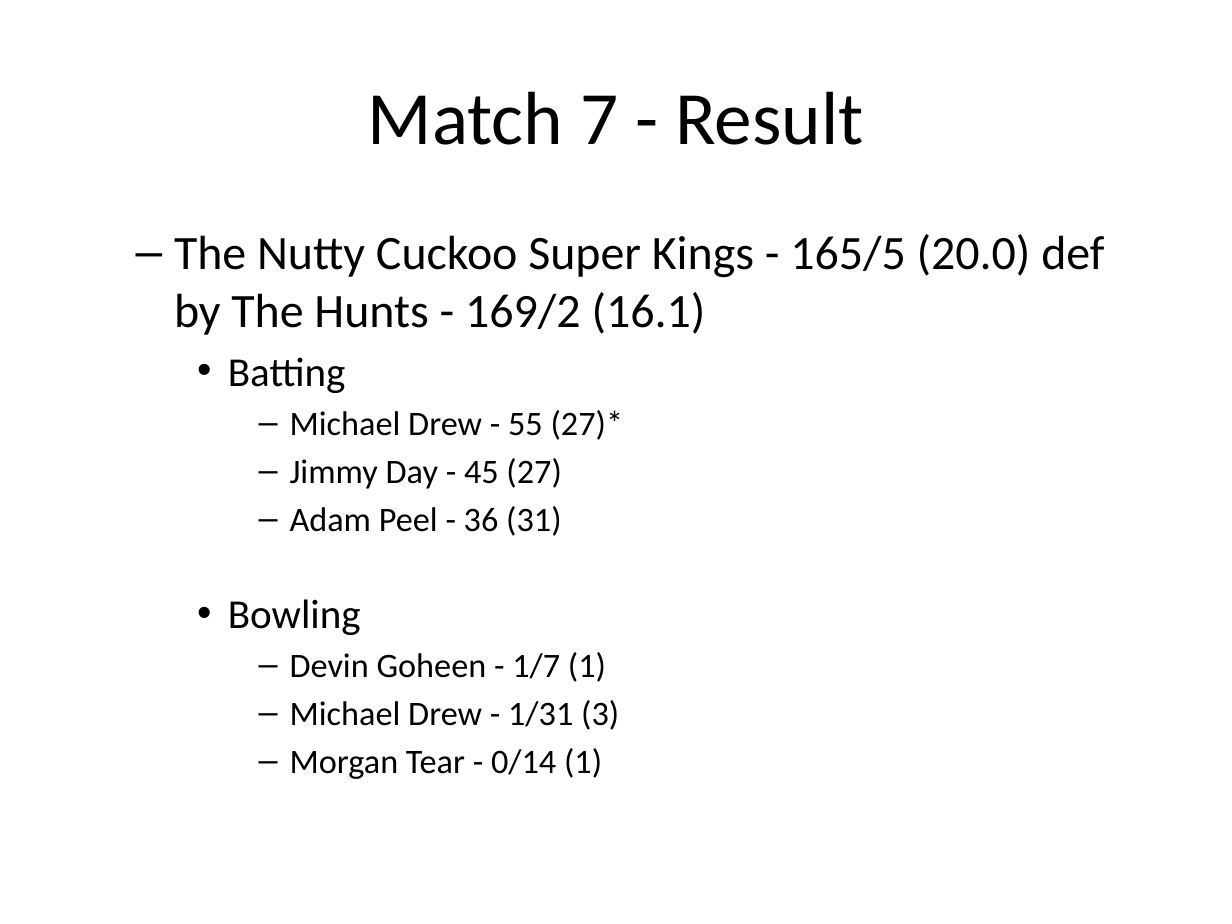
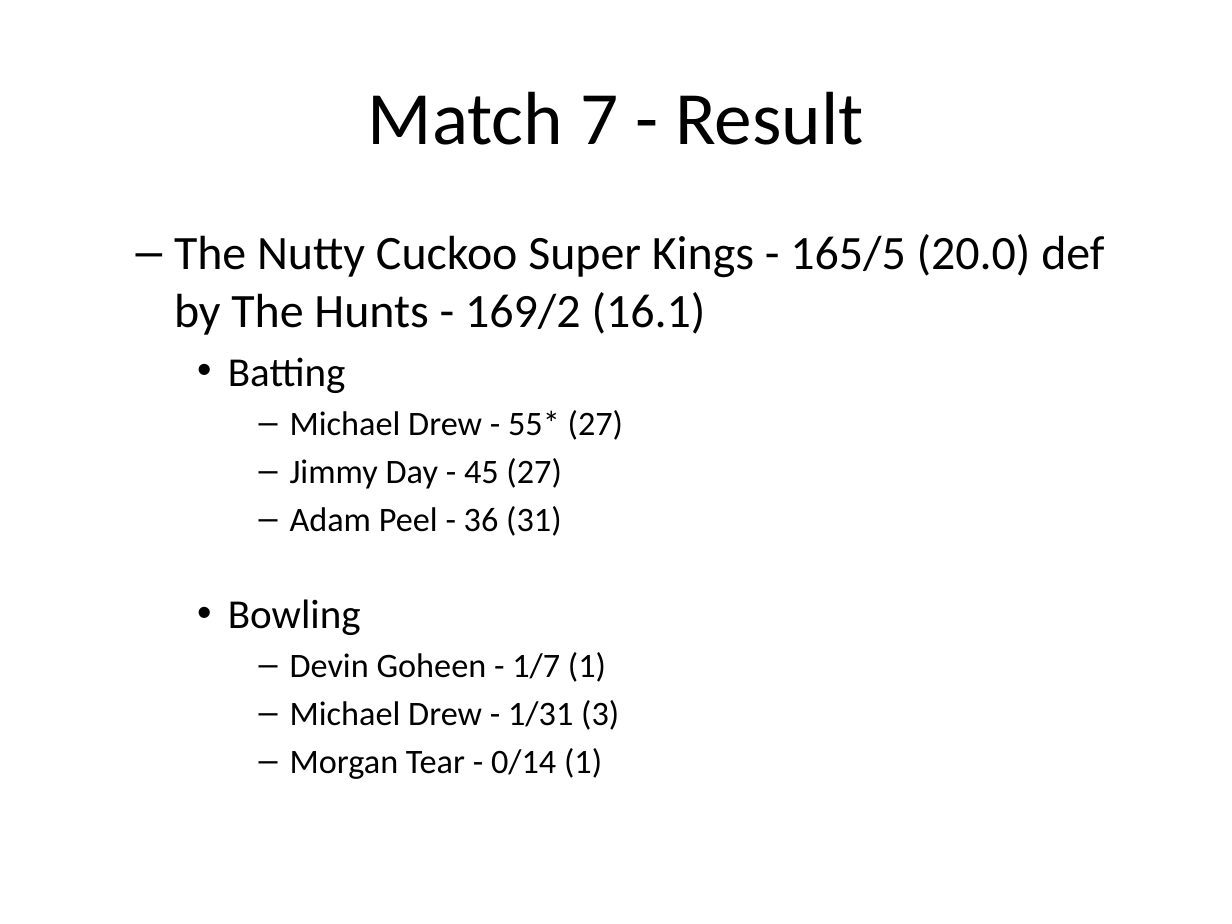
Before and after one commit to jimmyday12/nutty-cuckoo-super-kings, a slide deck: slide 25 of docs/presentations/preso-summer-2021.pptx (slide 31 before the commit). Drawn at 1232x924 pixels with LibreOffice and Linux fonts; fonts in the diff are those of the drawing. Boxes give left, top, right and bottom in pixels: in the first picture for what was removed or moved away, otherwise in the second. Text is boxed around its words. In the diff, an @@ line names an element or a change of style, - is before the commit and + after.

```diff
--- a/docs/presentations/preso-summer-2021.pptx
+++ b/docs/presentations/preso-summer-2021.pptx
@@ text at (290, 410, 623, 440): text changed @@
-      – Michael Drew - 55 (27)*
+      – Michael Drew - 55* (27)
```
Also in this commit, not shown: 4 other slides changed, 6 slides removed, 9 other files.
